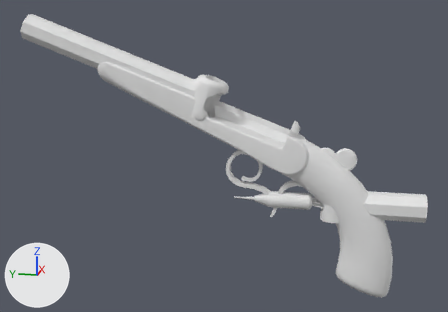
Before and after pictures for a commit that changed the FBX model Assets/Content/3Dmodels/Weapons/Ranged/Tranquilizer/3Dmodel_Weapon_Ranged_Tranquilizer.fbx.
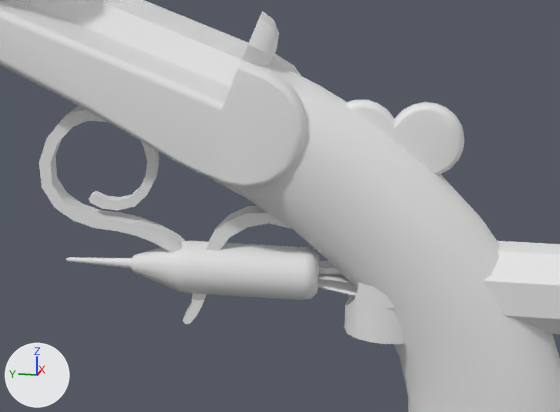
Old and new are each drawn whole from a 50 mm camera at (-0.716, -0.011, 0.23) aimed at (0.001, 0.133, 0.051) and again close up on the part from 48% to 86% of the width and 37% to 78% of the height. Lighting does not change. The marker at lower left points along +X, +Y and +Z. The last two pictures show the newer version. Where no turn or scale is listed for an object, it has been applied to the vertices. Vertices at exactly the same position are counted once.

In view in the first close-up: 'Weapon_Ranged_Tranquilizer_Dart', 'Weapon_Ranged_Tranquilizer_Gun', 'Weapon_Ranged_Tranquilizer_LoadingGate'.
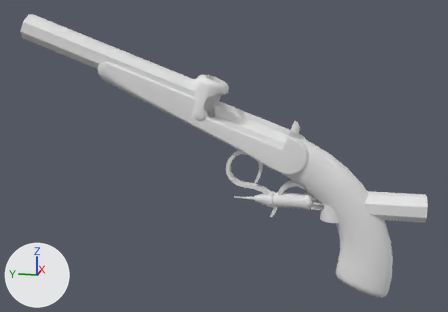
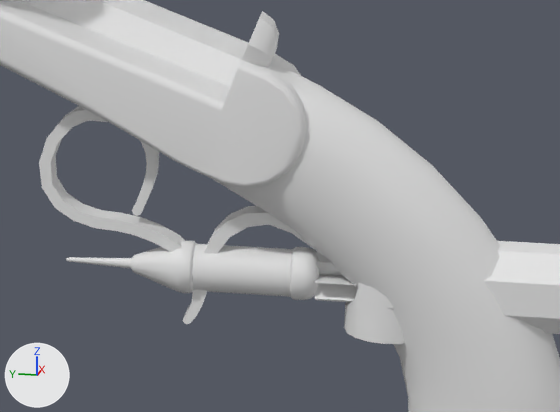
Boxes [x1, y1, x2, y2] around the edits, measured in the close-ups (560 x 412 px; the box of a moved part takes in the faces that stretch with it):
'Weapon_Ranged_Tranquilizer_LoadingGate', reshaped
    before: [344, 100, 560, 344]
    after: [344, 241, 560, 344]
'Weapon_Ranged_Tranquilizer_Dart', reshaped
    before: [66, 241, 357, 300]
    after: [66, 240, 357, 302]
part 1 of me_weapon_ranged_tranquilizer_loadinggate_001, cut back
    before: [346, 100, 464, 175]
part 2 of me_weapon_ranged_tranquilizer_gun_001, rebuilt
    before: [89, 141, 159, 210]
    after: [132, 141, 159, 216]
part 3 of me_weapon_ranged_tranquilizer_gun_001, moved or reshaped
    before: [54, 106, 369, 290]
    after: [54, 106, 369, 292]
part 4 of me_weapon_ranged_tranquilizer_dart, rebuilt
    before: [318, 275, 350, 283]
    after: [315, 275, 356, 285]
part 5 of me_weapon_ranged_tranquilizer_dart, rebuilt
    before: [319, 261, 356, 297]
    after: [315, 252, 352, 302]
part 6 of me_weapon_ranged_tranquilizer_dart, rebuilt
    before: [319, 268, 343, 276]
    after: [316, 262, 344, 276]
part 7 of me_weapon_ranged_tranquilizer_dart, rebuilt (10% wider)
    before: [318, 279, 357, 296]
    after: [314, 283, 357, 301]
part 8 of me_weapon_ranged_tranquilizer_dart, added
    after: [192, 244, 293, 297]
part 9 of me_weapon_ranged_tranquilizer_dart, cut back
    before: [141, 241, 307, 300]
    after: [141, 241, 197, 293]

The change, as a diff of the scene's bpy script:
```diff
--- a/Assets/Content/3Dmodels/Weapons/Ranged/Tranquilizer/3Dmodel_Weapon_Ranged_Tranquilizer.fbx.py
+++ b/Assets/Content/3Dmodels/Weapons/Ranged/Tranquilizer/3Dmodel_Weapon_Ranged_Tranquilizer.fbx.py
@@ me_weapon_ranged_tranquilizer_loadinggate_001 @@
-me_weapon_ranged_tranquilizer_loadinggate_001.from_pydata(...)  # 305 vertices, 350 faces; spans x -0.0152..0.015, y -0.105..0.0249, z -0.02..0.0666
+me_weapon_ranged_tranquilizer_loadinggate_001.from_pydata(...)  # 184 vertices, 224 faces; spans x -0.015..0.015, y -0.105..0.015, z -0.02..0.03
+# me_weapon_ranged_tranquilizer_loadinggate_001 part 1
+# 141 vertices are removed from x -0.0082..0.0076, y -0.0249..0.0249, z 0.0286..0.0666
+# 168 faces are deleted
+# 56 vertices in x -0.0152..-0.0047, y -0.105..0.014, z -0.02..0.026 move by (0.0002, 0.0, 0.0)
+# 31 vertices in x -0.014..-0.0001, y -0.105..0.015, z -0.02..0.026 move by (0.0001, 0.0, 0.0)
+# 3 vertices in x 0.0099..0.0107, y -0.0041..0.0041, z 0.0286 move by (-0.0001, 0.0, 0.0002)
+# 3 vertices in x -0.0109..-0.0101, y -0.0041..0.0041, z 0.0286 move by (0.0003, 0.0, 0.0002)
+# 4 vertices move from x -0.0047..0.0045, y -0.0096..0.0099, z 0.0286 to x -0.0045..0.0045, y -0.0095..0.0098, z 0.0288
+# 20 vertices are added at x -0.008..0.0075, y -0.0106..0.0106, z 0.0288..0.03
+# 42 new faces join them
@@ me_weapon_ranged_tranquilizer_gun_001 @@
-me_weapon_ranged_tranquilizer_gun_001.from_pydata(...)  # 899 vertices, 1061 faces; spans x -0.021..0.021, y -0.073..0.383, z -0.114..0.217
+me_weapon_ranged_tranquilizer_gun_001.from_pydata(...)  # 891 vertices, 1056 faces; spans x -0.021..0.021, y -0.073..0.383, z -0.114..0.217
+# me_weapon_ranged_tranquilizer_gun_001 part 2: the loose piece of 42 vertices spanning x -0.003..0.002, y 0.085..0.111, z 0.021..0.057 is rebuilt with 40 vertices and now spans x -0.002..0.003, y 0.085..0.098, z 0.019..0.06
+# me_weapon_ranged_tranquilizer_gun_001 part 3
+# 19 vertices are removed from x -0.008..0.008, y 0.022..0.13, z -0.001..0.059
+# 68 faces are deleted
+# 13 vertices are added at x -0.009..0.009, y 0.021..0.07, z 0.008..0.04
+# 66 new faces join them
+# other edits to the shape of me_weapon_ranged_tranquilizer_gun_001 do not show in these pictures
@@ me_weapon_ranged_tranquilizer_dart @@
-me_weapon_ranged_tranquilizer_dart.from_pydata(...)  # 146 vertices, 140 faces; spans x -0.01..0.01, y 0.0..0.12, z -0.01..0.01
+me_weapon_ranged_tranquilizer_dart.from_pydata(...)  # 244 vertices, 224 faces; spans x -0.01..0.01, y 0.001..0.12, z -0.01..0.01
+# me_weapon_ranged_tranquilizer_dart part 4: the loose piece of 4 vertices spanning x -0.01..0.01, y 0.0..0.025, z 0.0 is rebuilt with 4 vertices and now spans x -0.01..0.01, y 0.001..0.026, z 0.0
+# me_weapon_ranged_tranquilizer_dart part 5: the loose piece of 4 vertices spanning x 0.0, y 0.0..0.025, z -0.01..0.01 is rebuilt with 4 vertices and now spans x 0.0, y 0.001..0.026, z -0.01..0.01
+# me_weapon_ranged_tranquilizer_dart part 6: the loose piece of 4 vertices spanning x -0.0071..0.0071, y 0.0..0.025, z -0.0071..0.0071 is rebuilt with 4 vertices and now spans x -0.0071..0.0071, y 0.001..0.026, z -0.0071..0.0071
+# me_weapon_ranged_tranquilizer_dart part 7: the loose piece of 4 vertices spanning x -0.0071..0.0071, y 0.0..0.025, z -0.0071..0.0071 is rebuilt with 4 vertices and now spans x -0.0071..0.0071, y 0.001..0.026, z -0.0071..0.0071
+# me_weapon_ranged_tranquilizer_dart part 8: a new loose piece of 24 vertices spanning x -0.009..0.009, y 0.034..0.072, z -0.009..0.009
+# me_weapon_ranged_tranquilizer_dart part 9: 12 vertices moved from x -0.0097..0.0097, y 0.0759, z -0.0097..0.0097 to x -0.0097..0.0097, y 0.0769, z -0.0097..0.0097; 12 vertices removed from x -0.01..0.01, y 0.074, z -0.01..0.01; 37 vertices added at x -0.01..0.01, y 0.071..0.075, z -0.01..0.01
+# other edits to the shape of me_weapon_ranged_tranquilizer_dart do not show in these pictures
```
